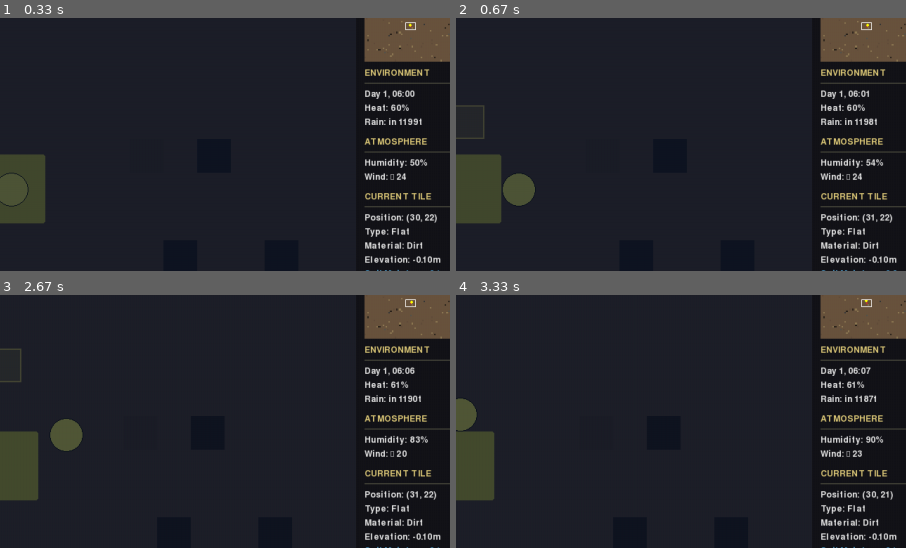
Above: before the commit, frames 1-4 (two rows, left to right).
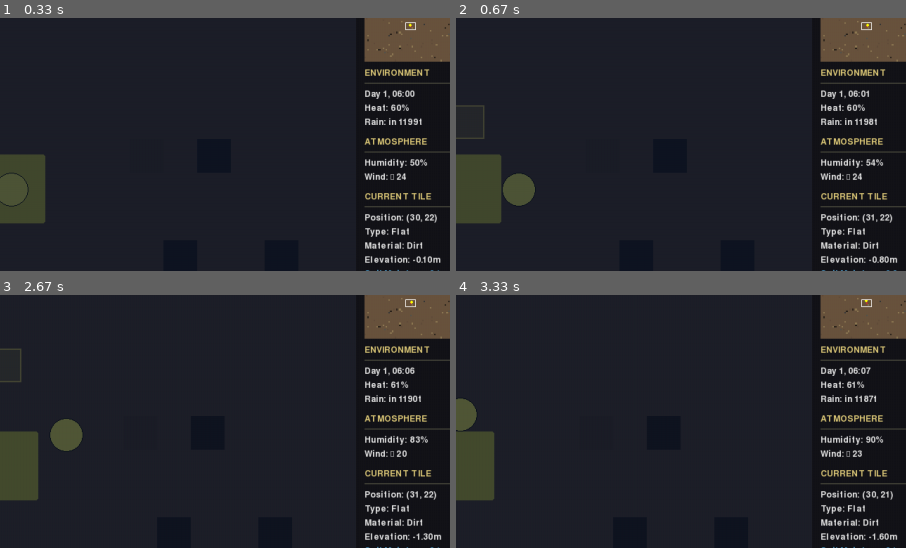
Above: after the commit, the same moments.

Repository: TimPasquini/Kemet
Game: pygame game, started from pygame_runner.py
Same seed, same stepped clock (60 frames per second), same inputs: the game is played once before the commit and once after it.
Inputs:
- Up to frame 1 (0.33 s): no input
- Up to frame 2 (0.67 s): hold D from 0.33 s (still down)
- Up to frame 3 (2.67 s): release D at 0.8 s; hold W 0.83-1.3 s; hold D 1.33-1.8 s; hold A 1.83-2.37 s; hold S from 2.4 s (still down)
- Up to frame 4 (3.33 s): release S at 2.7 s; hold A 2.73-3.13 s; hold W from 3.17 s (still down)
The pictures show only the part of the screen within x 37-87%, y 7-57%; the shares and areas given below are measured in that part.

Frame 1 is identical in both runs. In frame 2, less than 0.1% of the frame differs, in the area x 94-99%, y 94-97%; in frame 3, 0.1%, in the area x 92-99%, y 94-97%; in frame 4, 0.1%.

Commit message:
refactor: Replace tile.kind accesses with grid-based lookups
Add get_tile_kind() method to GameState:
- Gets biome type from kind_grid center cell
- kind_grid is at subsquare resolution (GRID_WIDTH x GRID_HEIGHT)

Replace all tile.kind accesses:
- simulation/subsurface.py: evaporation calculation
- structures.py: rock tile check
- ui_state.py: build validation
- render/hud.py: tile info display, elevation, water, wellspring

HUD improvements:
- Get elevation from grid using get_grid_elevation()
- Calculate surface water directly from grid slices
- Get wellspring data from wellspring_grid

Remove redundant depot_tile.kind assignment (kind_grid already updated).

Game tested and runs successfully with grid-based biome lookups.

🤖 Generated with [Claude Code](https://claude.com/claude-code)

Co-Authored-By: Claude Sonnet 4.5 <noreply@anthropic.com>

Diff:
--- a/main.py
+++ b/main.py
@@ -264,6 +264,12 @@
         self._tiles_with_cisterns.add((tile_x, tile_y))
 
     # === Elevation Range Cache ===
+    def get_tile_kind(self, tile_x: int, tile_y: int) -> str:
+        """Get the biome kind for a tile (from center subsquare)."""
+        center_sx = tile_x * SUBGRID_SIZE + 1
+        center_sy = tile_y * SUBGRID_SIZE + 1
+        return self.kind_grid[center_sx, center_sy]
+
     def get_elevation_range(self) -> Tuple[float, float]:
         """Get cached elevation range, calculating if needed.
 
@@ -362,7 +368,6 @@
 
     # Set up depot at player start location (in grids)
     depot_tile = tiles[start_tile[0]][start_tile[1]]
-    depot_tile.kind = "flat"
 
     # Update grids for depot location - create good starting terrain
     depot_terrain = create_default_terrain(elevation_to_units(-2.0), elevation_to_units(1.0))
--- a/render/hud.py
+++ b/render/hud.py
@@ -91,7 +91,6 @@
 
     # Current tile section
     x, y = state.player
-    tile = state.tiles[x][y]
     # Check for structure at player's sub-square position
     player_sub = state.player_subsquare
     structure = state.structures.get(player_sub)
@@ -100,16 +99,19 @@
     y_offset = draw_section_header(screen, font, "CURRENT TILE", (hud_x, y_offset), width=130) + 4
     draw_text(screen, font, f"Position: ({x}, {y})", (hud_x, y_offset))
     y_offset += LINE_HEIGHT
-    draw_text(screen, font, f"Type: {tile.kind.capitalize()}", (hud_x, y_offset))
+    tile_kind = state.get_tile_kind(x, y)
+    draw_text(screen, font, f"Type: {tile_kind.capitalize()}", (hud_x, y_offset))
     y_offset += LINE_HEIGHT
 
     # Get exposed material from grid
-    from render.grid_helpers import get_exposed_material
+    from render.grid_helpers import get_exposed_material, get_grid_elevation
+    from ground import units_to_meters
     material = get_exposed_material(state, sx, sy)
     draw_text(screen, font, f"Material: {material.capitalize()}", (hud_x, y_offset))
     y_offset += LINE_HEIGHT
 
-    draw_text(screen, font, f"Elevation: {tile.elevation:.2f}m", (hud_x, y_offset))
+    elevation_units = get_grid_elevation(state, sx, sy)
+    draw_text(screen, font, f"Elevation: {units_to_meters(elevation_units):.2f}m", (hud_x, y_offset))
     y_offset += LINE_HEIGHT
 
     if state.moisture_grid is not None:
@@ -125,9 +127,9 @@
         draw_text(screen, font, f"Soil Moisture: {moist:.1f}", (hud_x, y_offset), (100, 200, 255))
     y_offset += LINE_HEIGHT
     # Get water from grids
-    surface_water = get_tile_surface_water(tile, state.water_grid, x, y)
+    gx_start, gy_start = x * SUBGRID_SIZE, y * SUBGRID_SIZE
+    surface_water = state.water_grid[gx_start:gx_start+SUBGRID_SIZE, gy_start:gy_start+SUBGRID_SIZE].sum()
     # Get subsurface water from grid (sum all 9 grid cells for this tile, all layers)
-    gx_start, gy_start = x * SUBGRID_SIZE, y * SUBGRID_SIZE
     tile_subsurface = state.subsurface_water_grid[
         :,  # All layers
         gx_start:gx_start + SUBGRID_SIZE,
@@ -149,8 +151,11 @@
         draw_text(screen, font, "Trench: Yes", (hud_x, y_offset), COLOR_TRENCH)
         y_offset += LINE_HEIGHT
 
-    if tile.wellspring_output > 0:
-        draw_text(screen, font, f"Wellspring: {tile.wellspring_output / 10:.2f}L/tick", (hud_x, y_offset), COLOR_WELLSPRING_STRONG)
+    # Check wellspring from grid (center cell of tile)
+    center_sx, center_sy = gx_start + 1, gy_start + 1
+    wellspring_output = state.wellspring_grid[center_sx, center_sy] if state.wellspring_grid is not None else 0
+    if wellspring_output > 0:
+        draw_text(screen, font, f"Wellspring: {wellspring_output / 10:.2f}L/tick", (hud_x, y_offset), COLOR_WELLSPRING_STRONG)
         y_offset += LINE_HEIGHT
 
     if structure:
--- a/simulation/subsurface.py
+++ b/simulation/subsurface.py
@@ -29,21 +29,20 @@
     # Iterate over a copy as the set can be modified
     for sub_x, sub_y in list(state.active_water_subsquares):
         tile_x, tile_y = sub_x // 3, sub_y // 3
-        local_x, local_y = sub_x % 3, sub_y % 3
-        tile = state.tiles[tile_x][tile_y]
         water_amt = state.water_grid[sub_x, sub_y]
 
         if water_amt <= 0:
             state.active_water_subsquares.discard((sub_x, sub_y))
             continue
 
-        base_evap = (TILE_TYPES[tile.kind].evap * state.heat) // 100
+        tile_kind = state.get_tile_kind(tile_x, tile_y)
+        base_evap = (TILE_TYPES[tile_kind].evap * state.heat) // 100
         if state.atmosphere is not None:
             base_evap = int(base_evap * state.atmosphere.get_evaporation_modifier(tile_x, tile_y))
         if state.tile_has_cistern(tile_x, tile_y):
             base_evap = (base_evap * CISTERN_EVAP_REDUCTION) // 100
 
-        retention = TILE_TYPES[tile.kind].retention
+        retention = TILE_TYPES[tile_kind].retention
         tile_evap = base_evap - ((retention * base_evap) // 100)
 
         if tile_evap <= 0:
--- a/structures.py
+++ b/structures.py
@@ -168,15 +168,12 @@
     # Get sub-square position for structure placement
     sub_pos = state.get_action_target_subsquare()
     tile_pos = subgrid_to_tile(sub_pos[0], sub_pos[1])
-    tile = state.tiles[tile_pos[0]][tile_pos[1]]
-    local_x, local_y = get_subsquare_index(sub_pos[0], sub_pos[1])
-    subsquare = tile.subgrid[local_x][local_y]
 
     # Validate build location
     if sub_pos in state.structures:
         state.messages.append("Already has a structure here.")
         return
-    if tile.kind == "rock":
+    if state.get_tile_kind(tile_pos[0], tile_pos[1]) == "rock":
         state.messages.append("Cannot build on rock.")
         return
 
--- a/ui_state.py
+++ b/ui_state.py
@@ -179,8 +179,7 @@
                 self.is_valid_target = False
                 return
 
-            tile = state.tiles[tile_x][tile_y]
-            if self.target_subsquare in state.structures or tile.kind == "rock":
+            if self.target_subsquare in state.structures or state.get_tile_kind(tile_x, tile_y) == "rock":
                 self.is_valid_target = False
 
     def update_cursor(
